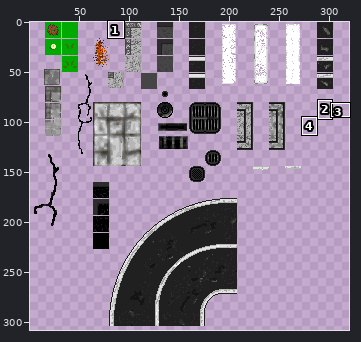
File history of a sprite sheet, Assets/Graph/images/sol_urbain.png. The picture above shows the old version from afar; the outline marks the close-up.
Close-up. As it was:
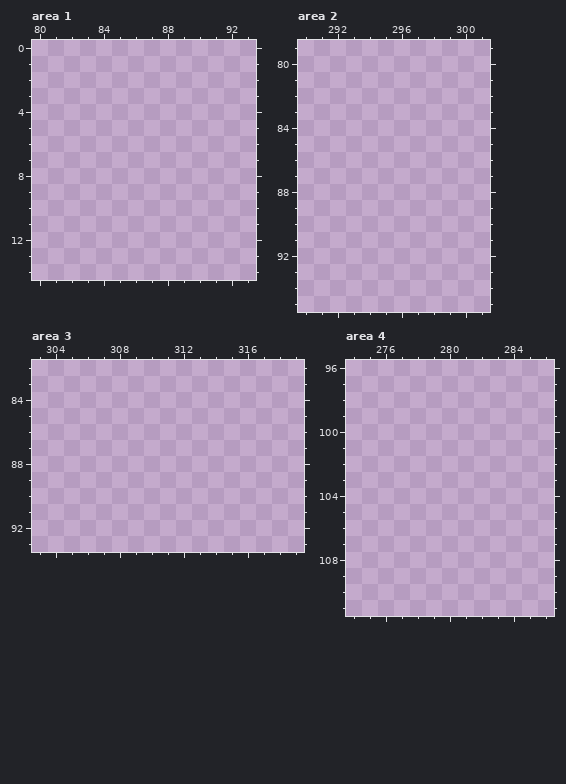
The file is 320x320 pixels. Colours within 5 levels of each other are drawn and written as one. Shown: area 1: x 80..93, y 0..14; area 2: x 290..301, y 79..95; area 3: x 303..319, y 82..93; area 4: x 274..286, y 96..111. The wide view leaves out empty margins. The commit also changed other parts of the picture, which this record leaves out.
Once edited:
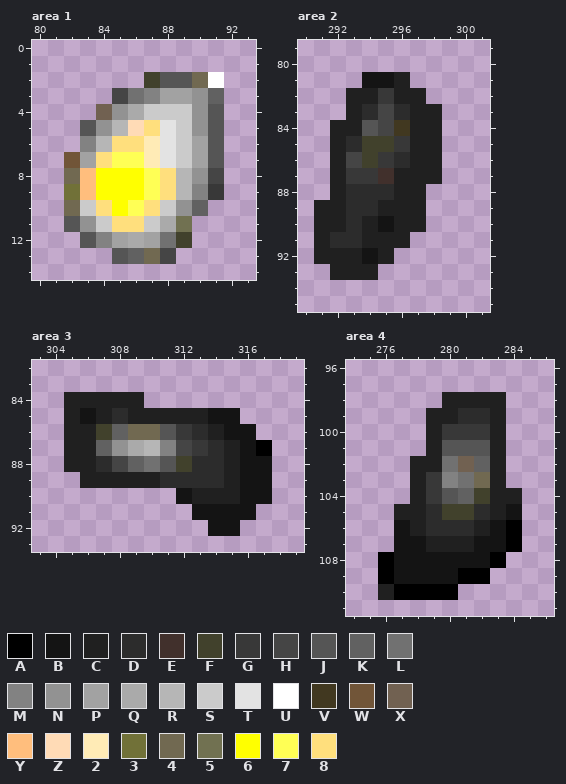
Palette (. is transparent): A #000000  B #141414  C #202020  D #2c2c2c  E #41302c  F #41412c  G #383838  H #454545  J #555555  K #616161  L #717171  M #828282  N #929292  P #a2a2a2  Q #aaaaaa  R #b6b6b6  S #cbcbcb  T #e3e3e3  U #ffffff  V #413820  W #715538  X #716151  Y #ffbe7d  Z #ffdbb6  2 #ffebb6  3 #717138  4 #716951  5 #717151  6 #ffff00  7 #ffff55  8 #ffdf7d
Diff:
Area 1:
y 2: x 87..91 ..... -> FJJ4U
y 3: x 85..91 ....... -> HLMPPNK
y 4: x 84..91 ........ -> XNQSSSNJ
y 5: x 83..91 ......... -> JNRZ8TSNJ
y 6: x 83..91 ......... -> MR882TSPJ
y 7: x 82..91 .......... -> WP8772TSPJ
y 8: x 82..91 .......... -> 4Y66678RNH
y 9: x 82..91 .......... -> 3Y66678RMG
y 10: x 82..90 ......... -> 4S8678SNK
y 11: x 82..89 ........ -> JNS88SQ5
y 12: x 83..89 ....... -> JMPQPLF
y 13: x 85..88 .... -> JK4H
Area 2:
y 81: x 294..296 ... -> BBC
y 82: x 293..297 ..... -> CCGCC
y 83: x 293..298 ...... -> CDHDCC
y 84: x 292..298 ....... -> CCJHVCC
y 85: x 292..298 ....... -> CDFFGCC
y 86: x 292..298 ....... -> CHFGDCC
y 87: x 292..298 ....... -> CGGECCC
y 88: x 292..297 ...... -> CDDDCC
y 89: x 291..297 ....... -> CCDDCCC
y 90: x 291..297 ....... -> CCDCBCC
y 91: x 291..296 ...... -> CDDCCC
y 92: x 291..295 ..... -> CCCBC
y 93: x 292..294 ... -> CCC
Area 3:
y 84: x 305..309 ..... -> CCCCC
y 85: x 305..315 ........... -> CBCDCCCCCBB
y 86: x 305..316 ............ -> CCFK44JGDCBB
y 87: x 305..317 ............. -> CCKNQRMHGDCBA
y 88: x 305..317 ............. -> CCDHKLJFDDCBB
y 89: x 306..317 ............ -> CCCCCDDDDCBB
y 90: x 312..317 ...... -> BCCCBB
y 91: x 313..316 .... -> BBBB
y 92: x 314..315 .. -> BB
Area 4:
y 98: x 280..283 .... -> CCCC
y 99: x 279..283 ..... -> CCDDC
y 100: x 279..283 ..... -> CGGGC
y 101: x 279..283 ..... -> CJJJC
y 102: x 278..283 ...... -> CCLXKC
y 103: x 278..283 ...... -> CGML4C
y 104: x 278..284 ....... -> CGJKFCC
y 105: x 277..284 ........ -> CCDFFDCB
y 106: x 277..284 ........ -> BCDDDCBA
y 107: x 277..284 ........ -> BBCCCBBA
y 108: x 276..283 ........ -> ABBBBBBA
y 109: x 276..282 ....... -> ABBBBAA
y 110: x 276..280 ..... -> CAAAA
Changed places in both close-ups, as pixel boxes (x1, y1, x2, y2):
added: (64, 72, 224, 264)
added: (314, 72, 442, 280)
added: (64, 392, 272, 536)
added: (378, 392, 522, 600)
